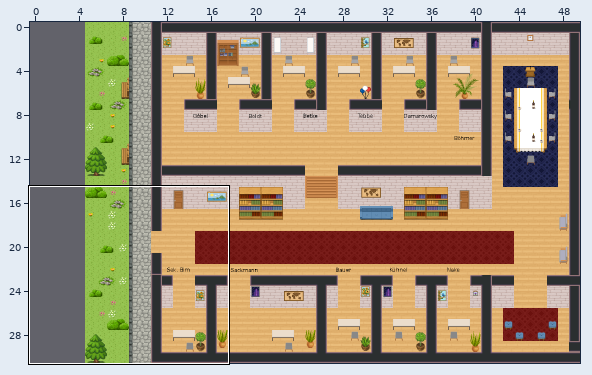
Two states of a Tiled map (JSON), office.tmj. Above, an overview of the earlier version with the close-up marked.
Close-up. Old version:
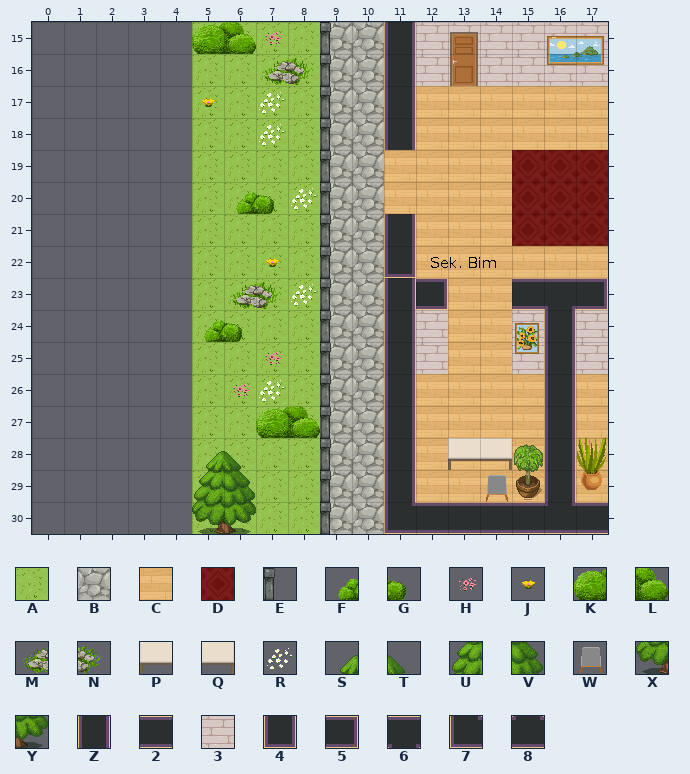
Cells are 32x32 px. Shown: x 0..17, y 15..30. The commit also changed other parts of the map, which this record leaves out. The old version is drawn lined up with the new one.
Key: from "Chunk 1": A 3, B 4, C 8, D 10, E 13, F 14, G 15, H 16, J 24, K 25, L 26, M 28, N 29, P 30, Q 31, R 33, S 49, T 50, U 54, V 55, W 56, X 57, Y 58, Z 65, 2 66, 3 67, 4 75, 5 76, 6 77, 7 78, 8 79.
_ is an empty cell, # one hidden under a higher layer.
Layers that did not change in this view are not listed.
Layer "floor/floor1" before, first column x 0:
15 _____AAAABB#######
16 _____AAAABB#######
17 _____AAAABB#CCCCCC
18 _____AAAABB#CCCCCC
19 _____AAAABBCCCCDDD
20 _____AAAABBCCCCDDD
21 _____AAAABB#CCCDDD
22 _____AAAABB#CCCCCC
23 _____AAAABB##CC###
24 _____AAAABB##CC###
25 _____AAAABB##CC###
26 _____AAAABB#CCCC#C
27 _____AAAABB#CCCC#C
28 _____AAAABB#CCCC#C
29 _____AAAABB#CCCC#C
30 _____AAAABB_______
Layer "floor/floor2" before, first column x 0:
15 _____KLH_E________
16 _______MNE________
17 _____J_R_E________
18 _______R_E________
19 _________E________
20 ______FGRE________
21 _________E________
22 _______J_E________
23 ______MNRE________
24 _____FG__E________
25 _______H_E________
26 ______HR_E________
27 _______KLE________
28 _____ST__E___PQ___
29 _____UV__E____W___
30 _____XY__E________
Layer "walls/walls1" before, first column x 0:
15 ___________Z333333
16 ___________Z333333
17 ___________Z______
18 ___________Z______
19 __________________
20 __________________
21 ___________Z______
22 ___________4______
23 ___________Z5__265
24 ___________Z3__3Z3
25 ___________Z3__3Z3
26 ___________Z____Z_
27 ___________Z____Z_
28 ___________Z____Z_
29 ___________Z____Z_
30 ___________7222282
Now the later version:
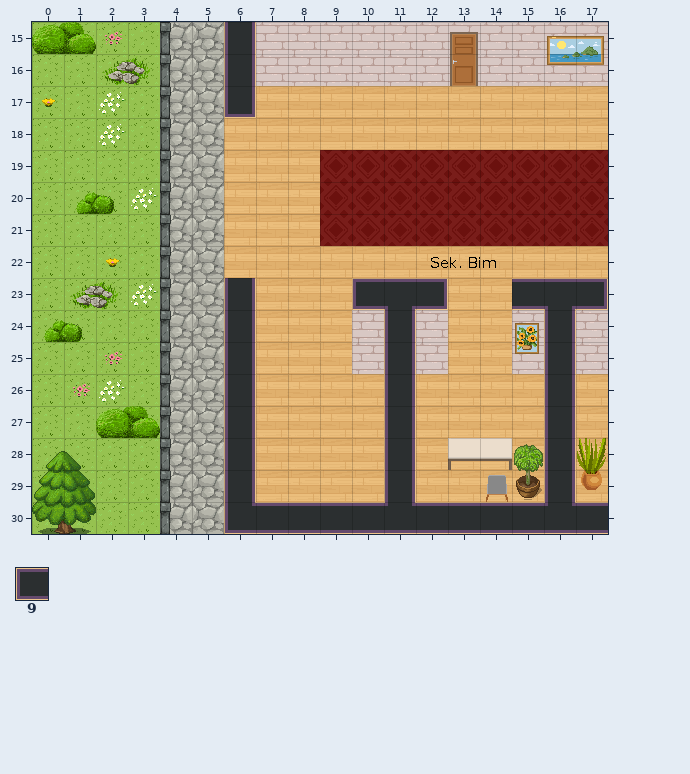
Further tiles: from "Chunk 1": 9 68.
Change:
Changed rows in their new state; . is an unchanged cell.
map size 45x31 -> 50x31 cells (old content now starts at 5,0; both pictures use the new coordinates)
Layer "floor/floor1":
first column x 0:
15 AAAABBZ33333...
16 AAAABBZ33333...
17 AAAABB4CCCC....
18 AAAABBCCCCC....
19 AAAABBCCCDDDDDD
20 AAAABBCCCDDDDDD
21 AAAABBCCCDDDDDD
22 AAAABB#CCCC....
23 AAAABBZCCC96...
24 AAAABBZCCC3....
25 AAAABBZCCC3....
26 AAAABBZCCCC....
27 AAAABBZCCCC....
28 AAAABBZCCCC....
29 AAAABBZCCCC....
30 AAAABB722228...
Layer "floor/floor2":
first column x 0:
15 KLH.E___._
16 ..MNE..___
17 J.R.E_._._
18 ..R.E.._._
19 ....E...._
20 .FGRE.____
21 ....E...._
22 ..J.E.C_._
23 .MNRE.____
24 FG..E__.._
25 ..H.E.._._
26 .HR.E.__._
27 ..KLE..___
28 ST..E__.._
29 UV..E__.._
30 XY..E__.._
Layer "walls/walls1":
first column x 11:
15 _
16 _
17 _
18 _
21 _
22 _
23 _
first column x 11:
30 _
Where, in picture pixels (left, top, right, bottom), the same in both close-ups:
changed: (32, 22, 512, 534)
